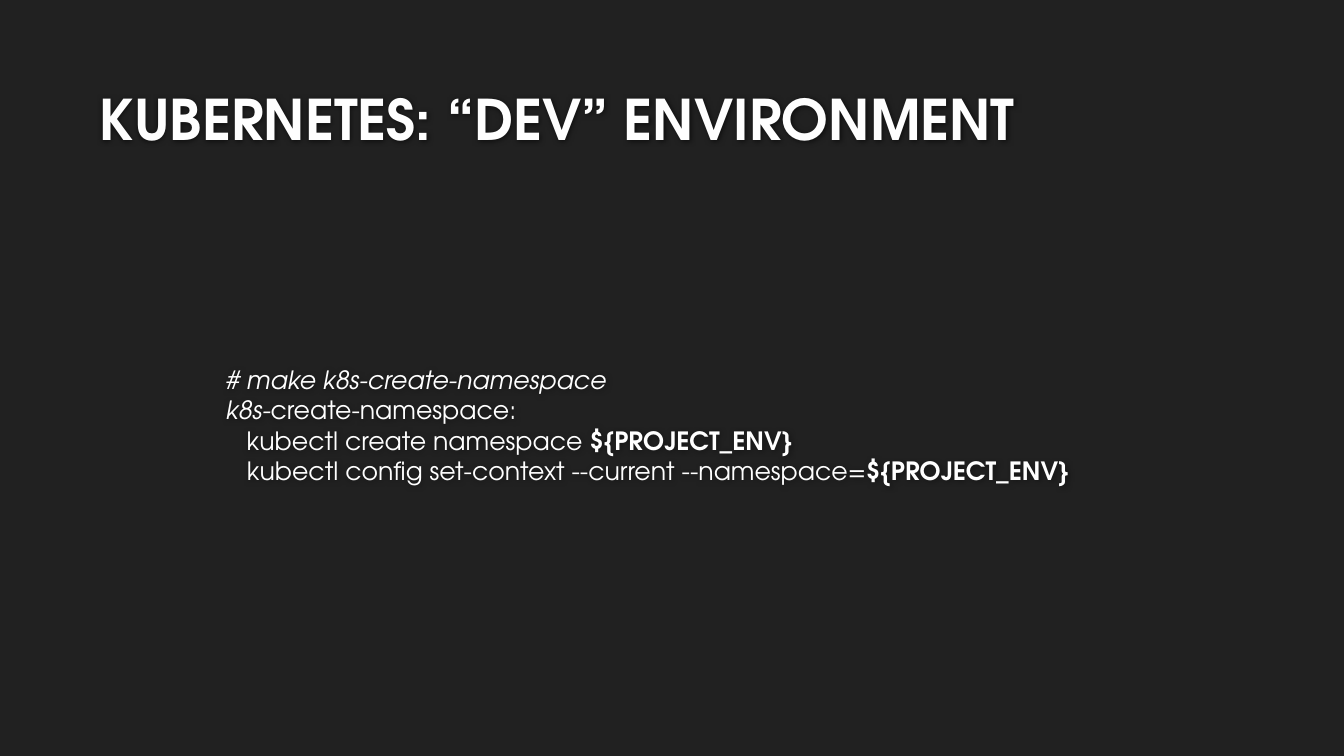
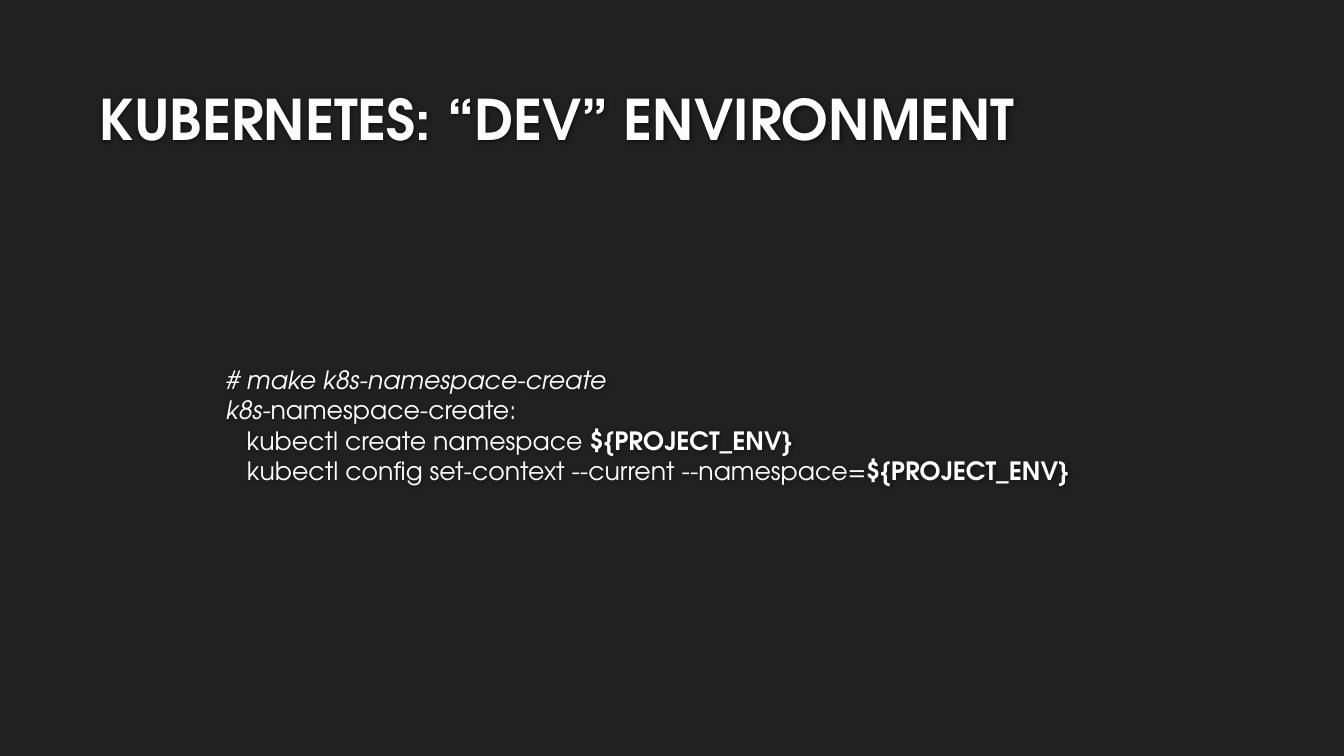
Before and after one commit to bluetechy/NodeJS-Project, a slide deck: slide 5 of Kubernetes Workshop.pptx. Drawn at 1344x756 pixels with LibreOffice and Linux fonts; fonts in the diff are those of the drawing; background and template pictures are left out. Boxes give left, top, right and bottom in pixels: in the first picture for what was removed or moved away, otherwise in the second. Text is boxed around its words. In the diff, an @@ line names an element or a change of style, - is before the commit and + after.

```diff
--- a/Kubernetes Workshop.pptx
+++ b/Kubernetes Workshop.pptx
@@ text at (226,370,1069,486): text changed @@
-# make k8s-create-namespace
-k8s-create-namespace:
-kubectl create namespace ${PROJECT_ENV}
-kubectl config set-context --current --namespace=${PROJECT_ENV}
+# make k8s-namespace-create
+k8s-namespace-create:
+kubectl create namespace ${PROJECT_ENV}
+kubectl config set-context --current --namespace=${PROJECT_ENV}
```
Also in this commit, not shown: 2 other slides changed, 2 other files.
